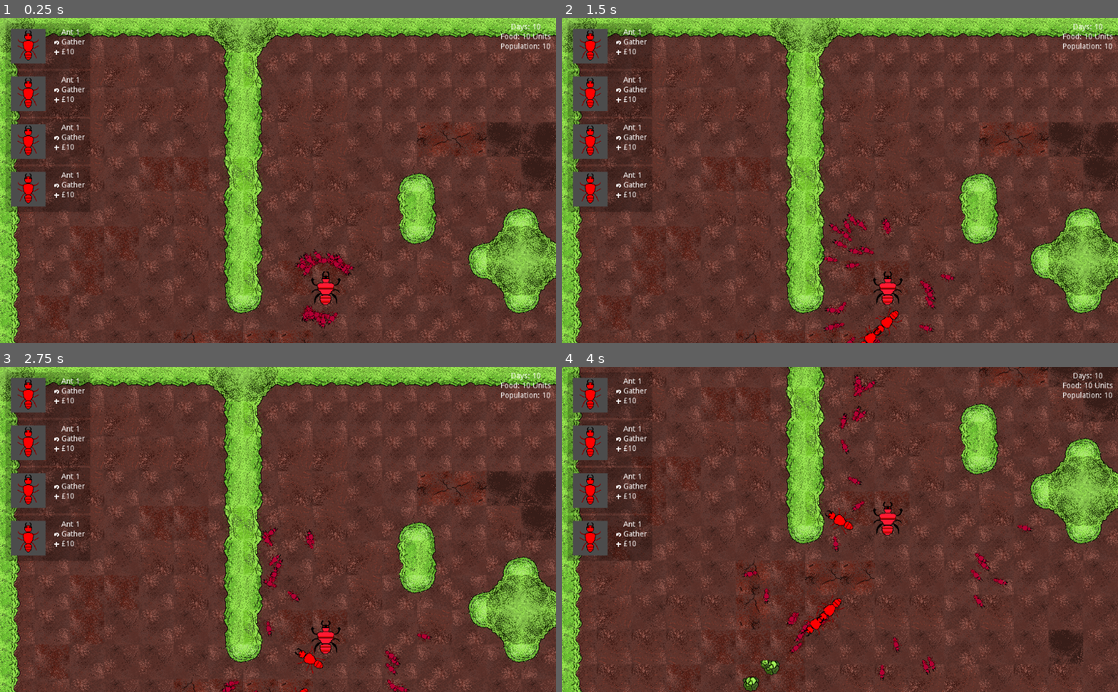
Above: before the commit, frames 1-4 (two rows, left to right).
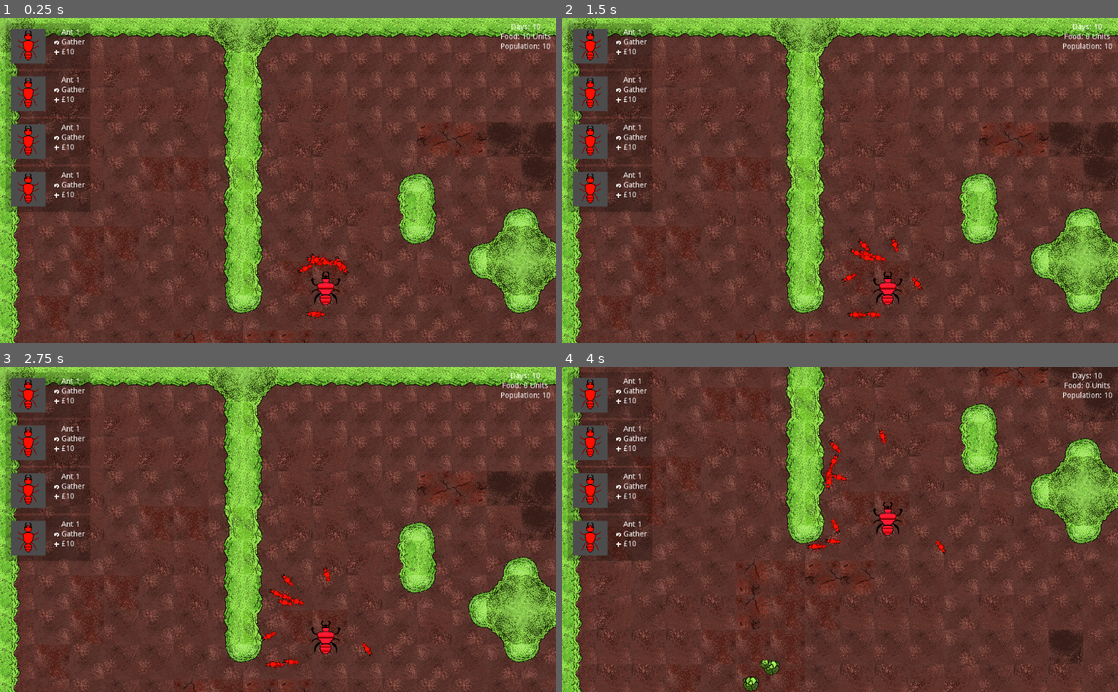
Above: after the commit, the same moments.

Repository: IBricchi/EdgeOfTheHedge
Game: Godot game, scene res://scenes/game.tscn
Two runs of this game, one before a commit and one after it. Both use one fixed random seed, a clock stepped at 60 frames per second and the inputs below.
Inputs (mouse positions are in pixels of both pictures, inside the frame that each line leads up to):
- Up to frame 1 (0.25 s): no input
- Up to frame 2 (1.5 s): click (617, 50) at 0.52 s; click (617, 50) at 1.27 s
- Up to frame 3 (2.75 s): click (55, 399) at 2.02 s
- Up to frame 4 (4 s): move the mouse to (962, 513) at 2.77 s; hold S (camera_bottom) 2.78-3.53 s; tap Left (camera_left) at 3.05, 3.6 s; move the mouse to (728, 545) at 3.52 s; tap D (camera_right) at 3.8 s

The runs differ from the first frame. In frame 1, 0.6% of the frame differs, in the area x 53-64%, y 71-96%; in frame 2, 1.5%; in frame 3, 1.3%; in frame 4, 1.9%, in the area x 32-99%, y 1-97%.
Error before the commit: Trying to assign value of type 'Vector2' to a variable of type 'Node'. (res://scripts/ant.gd:95)

Commit message:
add more connections between UI and ants

Diff:
--- a/scenes/UI/ant_editor.tscn
+++ b/scenes/UI/ant_editor.tscn
@@ -48,7 +48,7 @@
 margin_left = 7.0
 margin_top = 7.0
 margin_right = 493.0
-margin_bottom = 343.0
+margin_bottom = 360.0
 custom_constants/margin_right = 30
 custom_constants/margin_top = 20
 custom_constants/margin_left = 30
@@ -61,7 +61,7 @@
 margin_left = 30.0
 margin_top = 20.0
 margin_right = 456.0
-margin_bottom = 316.0
+margin_bottom = 333.0
 custom_constants/separation = 20
 __meta__ = {
 "_edit_use_anchors_": false
@@ -128,19 +128,26 @@
 custom_fonts/font = SubResource( 2 )
 text = "Cost: "
 
+[node name="hunger_rate" type="Label" parent="panel/cont/cont/info/data_cont/data"]
+margin_top = 31.0
+margin_right = 211.0
+margin_bottom = 47.0
+custom_fonts/font = SubResource( 2 )
+text = "Cost: "
+
 [node name="controls" type="HBoxContainer" parent="panel/cont/cont"]
 margin_top = 193.0
 margin_right = 426.0
-margin_bottom = 261.0
+margin_bottom = 313.0
 custom_constants/separation = 20
 
 [node name="labels" type="VBoxContainer" parent="panel/cont/cont/controls"]
-margin_right = 90.0
-margin_bottom = 68.0
+margin_right = 110.0
+margin_bottom = 120.0
 custom_constants/separation = 10
 
 [node name="color" type="Label" parent="panel/cont/cont/controls/labels"]
-margin_right = 90.0
+margin_right = 110.0
 margin_bottom = 14.0
 custom_fonts/font = SubResource( 3 )
 text = "Color:"
@@ -149,7 +156,7 @@
 
 [node name="speed" type="Label" parent="panel/cont/cont/controls/labels"]
 margin_top = 24.0
-margin_right = 90.0
+margin_right = 110.0
 margin_bottom = 38.0
 custom_fonts/font = SubResource( 3 )
 text = "Speed:"
@@ -158,37 +165,77 @@
 
 [node name="strength" type="Label" parent="panel/cont/cont/controls/labels"]
 margin_top = 48.0
-margin_right = 90.0
+margin_right = 110.0
 margin_bottom = 62.0
 custom_fonts/font = SubResource( 3 )
 text = "Strength:"
 align = 2
 valign = 1
 
+[node name="hunger" type="Label" parent="panel/cont/cont/controls/labels"]
+margin_top = 72.0
+margin_right = 110.0
+margin_bottom = 86.0
+custom_fonts/font = SubResource( 3 )
+text = "Max Hunger:"
+align = 2
+valign = 1
+
+[node name="health" type="Label" parent="panel/cont/cont/controls/labels"]
+margin_top = 96.0
+margin_right = 110.0
+margin_bottom = 110.0
+custom_fonts/font = SubResource( 3 )
+text = "Health:"
+align = 2
+valign = 1
+
 [node name="vals" type="VBoxContainer" parent="panel/cont/cont/controls"]
-margin_left = 110.0
-margin_right = 426.0
-margin_bottom = 68.0
+margin_left = 130.0
+margin_right = 426.0
+margin_bottom = 120.0
 size_flags_horizontal = 3
 custom_constants/separation = 10
 
 [node name="color" type="HSlider" parent="panel/cont/cont/controls/vals"]
-margin_right = 316.0
+margin_right = 296.0
 margin_bottom = 16.0
 size_flags_horizontal = 3
 max_value = 255.0
 
 [node name="speed" type="HSlider" parent="panel/cont/cont/controls/vals"]
 margin_top = 26.0
-margin_right = 316.0
+margin_right = 296.0
 margin_bottom = 42.0
 size_flags_horizontal = 3
+min_value = 1.0
+value = 1.0
 
 [node name="strength" type="HSlider" parent="panel/cont/cont/controls/vals"]
 margin_top = 52.0
-margin_right = 316.0
+margin_right = 296.0
 margin_bottom = 68.0
 size_flags_horizontal = 3
+min_value = 1.0
+max_value = 20.0
+value = 1.0
+
+[node name="hunger" type="HSlider" parent="panel/cont/cont/controls/vals"]
+margin_top = 78.0
+margin_right = 296.0
+margin_bottom = 94.0
+size_flags_horizontal = 3
+min_value = 5.0
+value = 5.0
+
+[node name="health" type="HSlider" parent="panel/cont/cont/controls/vals"]
+margin_top = 104.0
+margin_right = 296.0
+margin_bottom = 120.0
+size_flags_horizontal = 3
+min_value = 5.0
+max_value = 50.0
+value = 5.0
 
 [node name="exit" type="Button" parent="."]
 anchor_left = 1.0
--- a/scenes/game.tscn
+++ b/scenes/game.tscn
@@ -1,10 +1,11 @@
-[gd_scene load_steps=13 format=2]
+[gd_scene load_steps=14 format=2]
 
 [ext_resource path="res://assets/tileset.png" type="Texture" id=1]
 [ext_resource path="res://assets/tileset+.png" type="Texture" id=2]
 [ext_resource path="res://scripts/game.gd" type="Script" id=3]
 [ext_resource path="res://scenes/UI.tscn" type="PackedScene" id=4]
 [ext_resource path="res://scripts/lettuce_spawn.gd" type="Script" id=5]
+[ext_resource path="res://scripts/cam.gd" type="Script" id=6]
 
 [sub_resource type="ConvexPolygonShape2D" id=1]
 points = PoolVector2Array( 32, 32, 32, 32, 32, 32, 32, 0, 64, 0, 64, 64, 32, 64 )
@@ -255,6 +256,7 @@
 anchor_mode = 0
 current = true
 smoothing_enabled = true
+script = ExtResource( 6 )
 
 [node name="LettuceSpawner" type="Node2D" parent="."]
 script = ExtResource( 5 )
--- a/scripts/UI.gd
+++ b/scripts/UI.gd
@@ -19,6 +19,8 @@
 func on_birth_ant(ant):
 	emit_signal("birth_ant", ant)
 
+func get_context(idx):
+	return ants[idx]
 
 func display_food(value):
 	$ColonyStats/VBoxContainer/Food/Label.text = "Food: %d Units" % value
--- a/scripts/UI/ant_editor.gd
+++ b/scripts/UI/ant_editor.gd
@@ -10,7 +10,7 @@
 func set_cost(val):
 	cost = val
 	ant.cost = val
-	cost_label.text = "Cost: £{0}".format([val])
+	cost_label.text = "Cost: %d" % val
 
 # color
 var color setget set_color
@@ -23,17 +23,23 @@
 
 # hunger
 var hunger setget set_hunger
-onready var hunger_label = $panel/cont/cont/info/data_cont/data/hunger
+onready var hunger_slider = $panel/cont/cont/controls/vals/hunger
 func set_hunger(val):
-	hunger = val
-	ant.hunger = val;
-	hunger_label.text = "Hunger: £{0}".format([val])
+	hunger = val / hunger_slider.max_value
+	ant.hunger = val
+	compute_data()
+var hunger_rate setget set_hunger_rate
+onready var hunger_rate_label = $panel/cont/cont/info/data_cont/data/hunger_rate
+func set_hunger_rate(val):
+	hunger_rate = val
+	ant.hunger_rate = val;
+	hunger_rate_label.text = "Hunger: %.2fu/s" % val
 
 # speed
 var speed setget set_speed
 onready var speed_slider = $panel/cont/cont/controls/vals/speed
 func set_speed(val):
-	speed = val
+	speed = val / speed_slider.max_value
 	ant.speed = val
 	compute_data()
 
@@ -41,8 +47,16 @@
 var strength setget set_strength
 onready var strength_slider = $panel/cont/cont/controls/vals/strength
 func set_strength(val):
-	strength = val
+	strength = val / strength_slider.max_value
 	ant.strength = val
+	compute_data()
+
+# health
+var health setget set_health
+onready var health_slider = $panel/cont/cont/controls/vals/health
+func set_health(val):
+	health = val / health_slider.max_value
+	ant.health = val
 	compute_data()
 
 func _ready():
@@ -50,6 +64,8 @@
 	color_slider.connect("value_changed", self, "on_update_color")
 	speed_slider.connect("value_changed", self, "on_update_speed")
 	strength_slider.connect("value_changed", self, "on_update_strength")
+	hunger_slider.connect("value_changed", self, "on_update_hunger")
+	health_slider.connect("value_changed", self, "on_update_health")
 
 func on_close():
 	visible = false
@@ -58,12 +74,19 @@
 func open_for(ant):
 	visible = true
 	self.ant = ant;
+#	IMPORTANT DO NOT DO SELF.VARIABLE so not to actiavte setter function
 	color = ant.color
 	speed = ant.speed
 	strength = ant.strength
+	health = ant.health
+	hunger = ant.hunger
+
 	title.text = ant.name
-	speed_slider.value = ant.speed
-	strength_slider.value = ant.strength
+	color_slider.value = color.h * 255
+	speed_slider.value = speed
+	strength_slider.value = strength
+	health_slider.value = health
+	hunger_slider.value = hunger
 	compute_data()
 
 func on_update_color(val):
@@ -75,7 +98,12 @@
 func on_update_strength(val):
 	self.strength = val
 
-const speed_cost = 0.5
-const strength_cost = 0.4
+func on_update_hunger(val):
+	self.hunger = val
+
+func on_update_health(val):
+	self.health = val
+
 func compute_data():
-	self.cost = speed_cost * self.speed + strength_cost * self.strength
+	self.cost = (self.speed + self.strength + self.hunger + self.health) * 25
+	self.hunger_rate = (self.speed + self.strength + self.health) / 3 * 2
--- a/scripts/UI/ant_selector.gd
+++ b/scripts/UI/ant_selector.gd
@@ -25,6 +25,11 @@
 	hunger = val
 	emit_signal("context_update", self)
 
+var hunger_rate setget set_hunger_rate
+func set_hunger_rate(val):
+	hunger_rate = val
+	emit_signal("context_update", self)
+
 # color
 var color setget set_color
 onready var icon = $cont/cont/viewport/Viewport/icon
@@ -43,6 +48,12 @@
 var strength setget set_strength
 func set_strength(val):
 	strength = val
+	emit_signal("context_update", self)
+
+# health
+var health setget set_health
+func set_health(val):
+	health = val
 	emit_signal("context_update", self)
 
 # mode
@@ -68,9 +79,11 @@
 func _ready():
 	self.cost = 10
 	self.hunger = 10
-	self.color = Color.from_hsv(0,1,1)
-	self.speed = 10
+	self.hunger_rate = 1
+	self.color = Color.from_hsv(0.01,1,1)
+	self.speed = 30
 	self.strength = 10
+	self.health = 10
 	self.mode = Mode.gather
 
 	edit_button.connect("button_up", self, "on_edit_pressed")
--- a/scripts/ant.gd
+++ b/scripts/ant.gd
@@ -14,17 +14,29 @@
 var markers_set : Array = []
 var marker_follow_timer : float  = 0
 var marker_set_timer : float = 0.4
-var idle_timer :float = 1
+var idle_timer : float = 1
 var desired_direction : Vector2 = Vector2(rand_range(-1,-1),rand_range(-1,1)).normalized()
 var home : Node setget set_ant_home
-var speed : float = rand_range(50,70)
 var alive : bool = true
 
-var health_max : float = 20
+var speed : float;
+
+var health_max : float = 20 setget set_health_max
 var health : float = health_max
+func set_health_max(val):
+	health = health / health_max * val
+	health_max = val
+
+var hunger_max : float = 20 setget set_hunger_max
+var hunger : float = hunger_max
+var hunger_rate : float = 1
+func set_hunger_max(val):
+	hunger = hunger / hunger_max * val
+	hunger_max = val
+
+var strength
+
 var food_carried :int = 0
-var hunger_max : float = rand_range(40.0,50.0)
-var hunger : float = hunger_max
 
 enum priority {
 	find_food = 0,
@@ -42,7 +54,7 @@
 
 
 func _physics_process(delta):
-	hunger -= delta
+	hunger -= delta * hunger_rate;
 
 	# if the ant is moving
 	if ant_priority != priority.idle :
@@ -100,6 +112,11 @@
 
 func update_context(context):
 	modulate = context.color
+	self.speed = context.speed
+	self.hunger_max = context.hunger
+	self.hunger_rate = context.hunger_rate
+	self.strength = context.strength
+	self.health_max = context.health
 
 func check_sensors():
 	if ant_priority == priority.find_food:
--- /dev/null
+++ b/scripts/cam.gd
@@ -0,0 +1,19 @@
+extends Camera2D
+
+export var cam_speed = 300
+
+func _ready():
+	limit_right = 2040
+	limit_bottom = 1150
+	limit_top = 0
+	limit_left = 0
+
+func _process(delta):
+	if Input.is_action_pressed("camera_bottom"):
+		position.y += cam_speed*delta
+	if Input.is_action_pressed("camera_left"):
+		position.x -= cam_speed*delta
+	if Input.is_action_pressed("camera_right"):
+		position.x += cam_speed*delta
+	if Input.is_action_pressed("camera_top"):
+		position.y -= cam_speed *delta
--- a/scripts/game.gd
+++ b/scripts/game.gd
@@ -3,9 +3,6 @@
 var ant : Resource = preload("res://scenes/ant.tscn")
 var queen : Resource = preload("res://scenes/queen.tscn")
 var lettuce : Resource = preload("res://scenes/lettuce.tscn")
-onready var cam : Camera2D = $Camera2D
-
-export var cam_speed = 300
 
 onready var ui = $UI
 
@@ -15,47 +12,30 @@
 var markers : Array = []
 var player_food : int = 10
 
+var queen_inst;
+
 func _ready():
-	cam.limit_right = 2040
-	cam.limit_bottom = 1150
-	cam.limit_top = 0
-	cam.limit_left = 0
+	ui.connect("birth_ant", self, "birth_ant")
 
-	ui.connect("birth_ant", self, "on_birth_ant")
+	queen_inst = queen.instance()
+	add_child(queen_inst)
+	queen_inst.translate(ant_home)
+	queen_inst.modulate = Color(1,0.1,0.2)
 
-	var q = queen.instance()
-	add_child(q)
-	q.translate(ant_home)
-	q.modulate = Color(1,0.1,0.2)
-
-	randomize()
-	for i in range(30):
-		var ant1 = ant.instance()
-		add_child(ant1)
-		ant1.modulate = Color(0.7,0,0.2)
-		ant1.scale /= 2
-		ant1.translate( ant_home)
-		ant1.set_ant_home(q)
-
+	for i in 10:
+		birth_ant(ui.get_context(0), true)
 
 	lett_spawner.setup(0,2048,0,1152,10,50,10)
 	for n in 5:
 		lett_spawner.spawn_bunch()
 
-func _process(delta):
-	if Input.is_action_pressed("camera_bottom"):
-		cam.position.y += cam_speed*delta
-	if Input.is_action_pressed("camera_left"):
-		cam.position.x -= cam_speed*delta
-	if Input.is_action_pressed("camera_right"):
-		cam.position.x += cam_speed*delta
-	if Input.is_action_pressed("camera_top"):
-		cam.position.y -= cam_speed *delta
-
-
-func on_birth_ant(context):
-	var ant_inst = ant.instance()
-	add_child(ant_inst)
-	ant_inst.translate(ant_home)
-	ant_inst.set_ant_home(ant_home)
-	ant_inst.set_context(context)
+func birth_ant(context, free = false):
+	if free or player_food >= context.cost:
+		if not free:
+			player_food -= context.cost
+		var ant_inst = ant.instance()
+		add_child(ant_inst)
+		ant_inst.scale /= 2
+		ant_inst.translate(ant_home)
+		ant_inst.set_ant_home(queen_inst)
+		ant_inst.set_context(context)
